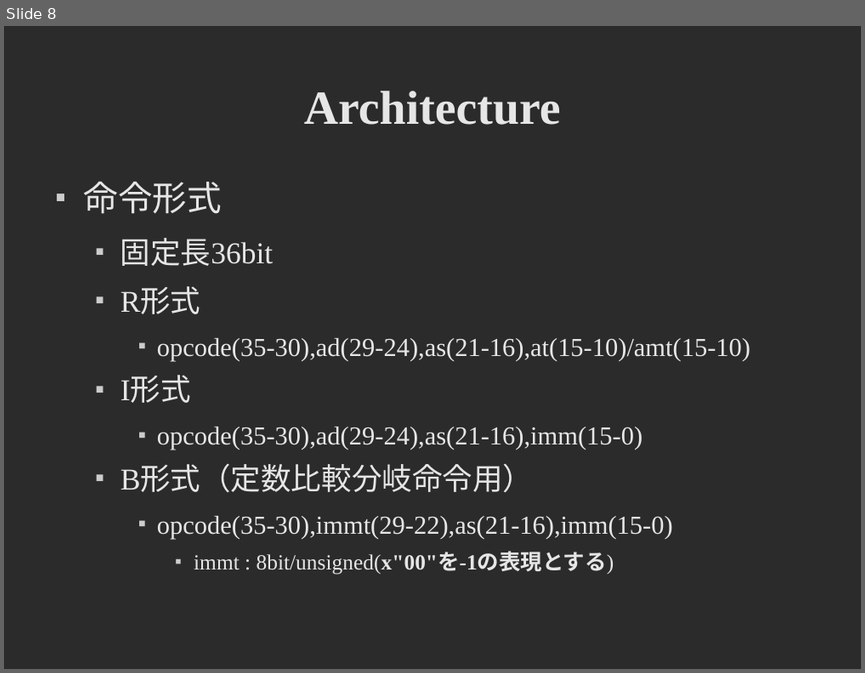
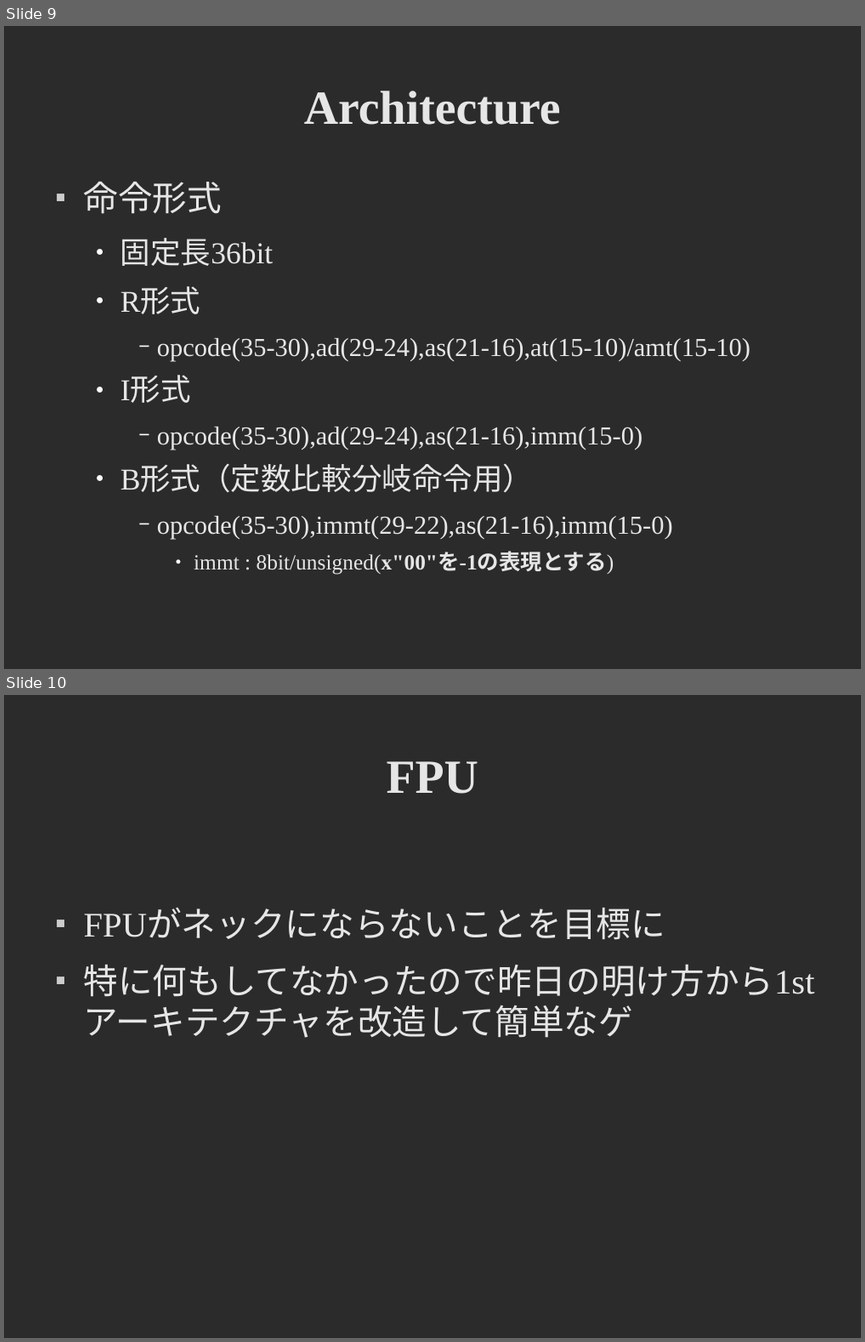
Before and after one commit to cpumul4/cpuex, a slide deck: prsn/last/all.odp. Shown one above the other, each under a label of ours: slide 8 before the commit, slides 9 and 10 after it. The pictures are 865x673 and 865x1342 pixels, drawn with LibreOffice and Linux fonts; fonts in the diff are those of the drawing; background and template pictures are left out; a plain dark background stands for a picture behind light text. Boxes give left, top, right and bottom in pixels: in the first picture for what was removed or moved away, otherwise in the second. Text is boxed around its words. In the diff, an @@ line names an element or a change of style, - is before the commit and + after.

```diff
--- a/prsn/last/all.odp
+++ b/prsn/last/all.odp
@@ slide 10 added at [4,695,861,1338], background picture (left out) @@
@@ title added at [386,761,478,794], 44 pt, text #E6E6E6, bold @@
+FPU
@@ text added at [84,909,815,1038], 32 pt, text #E6E6E6 @@
+■ FPUがネックにならないことを目標に
+■ 特に何もしてなかったので昨日の明け方から1st アーキテクチャを改造して簡単なゲ
@@ what was slide 8 is now slide 9 @@
@@ slide 9 changed as well @@
@@ text at [120,238,750,574]: bullet ■ to ●; bullet colour #CCCCCC to #FFFFFF; bullet ■ to − @@
```
Also in this commit, not shown: 13 other slides changed, 3 other slides added.
